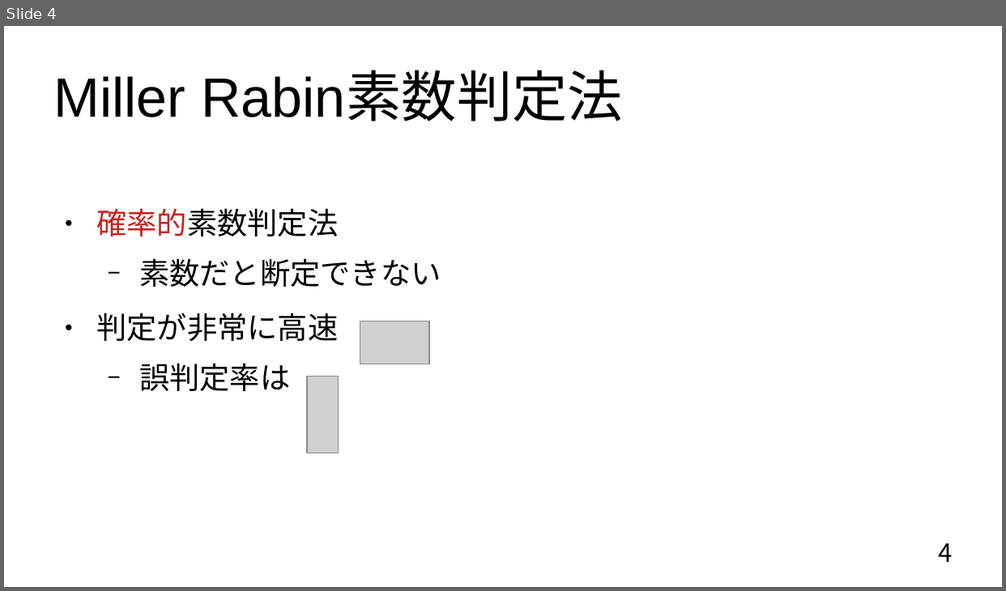
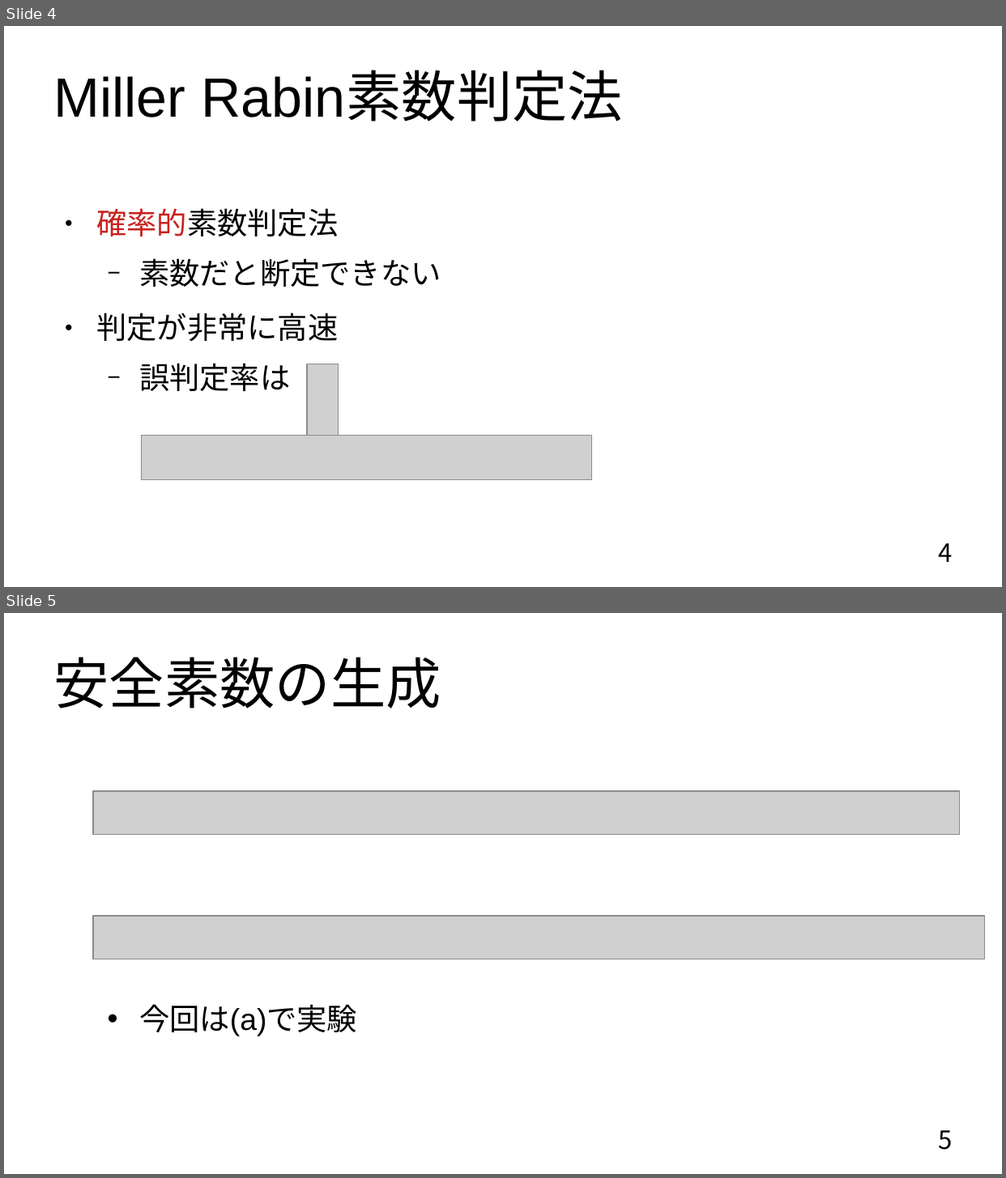
Before and after one commit to donabe8898/prime-test, a slide deck: 2中間発表.odp. Shown one above the other, each under a label of ours: slide 4 before the commit, slides 4 and 5 after it. The pictures are 1006x591 and 1006x1178 pixels, drawn with LibreOffice and Linux fonts; fonts in the diff are those of the drawing; grey boxes stand for pictures. Boxes give left, top, right and bottom in pixels: in the first picture for what was removed or moved away, otherwise in the second. Text is boxed around its words. In the diff, an @@ line names an element or a change of style, - is before the commit and + after.

```diff
--- a/2中間発表.odp
+++ b/2中間発表.odp
@@ slide 5 added at (4,613,1002,1174), background #FFFFFF @@
@@ title added at (54,657,441,709), 44 pt, text #000000 @@
+安全素数の生成
@@ picture added at (93,791,959,835) @@
@@ picture added at (93,917,985,960) @@
@@ text added at (139,1004,357,1037), 24 pt, text #000000 @@
+  • 今回は(a)で実験
@@ page number added at (938,1131,952,1150), 20 pt, text #000000 @@
+5
@@ slide 4 changed as well @@
@@ picture: place and size @@
-picture at (308,377,339,454)
+picture at (308,365,339,442)
@@ picture: place and size @@
-picture at (360,321,429,365)
+picture at (142,436,593,480)
```
Also in this commit, not shown: 8 other slides changed, 2 other slides added, 5 other files.
